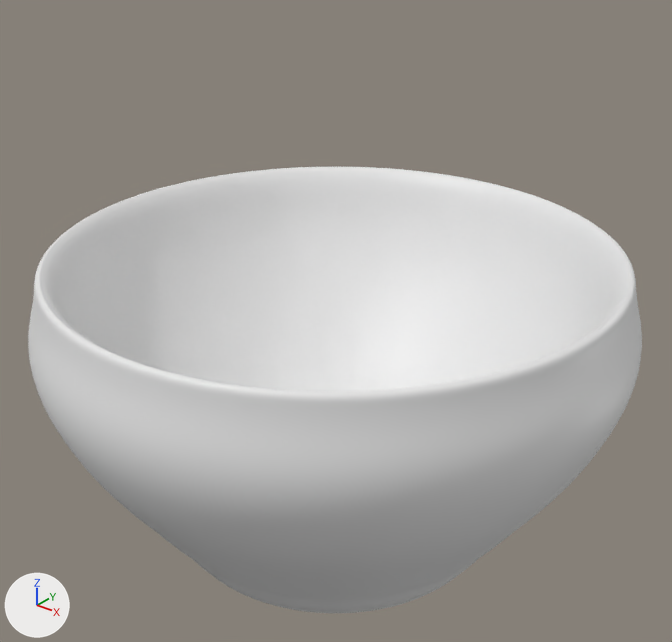
One commit to the FBX model Assets/Models/bowl.fbx: the scene before it, then after it.
One viewpoint serves both versions: a 50 mm camera at (2.11, -2.63, 2.56) aimed at (0.01, -0.01, 0.93). The axes (+X, +Y, +Z) are drawn at lower left. The lights are the same throughout.
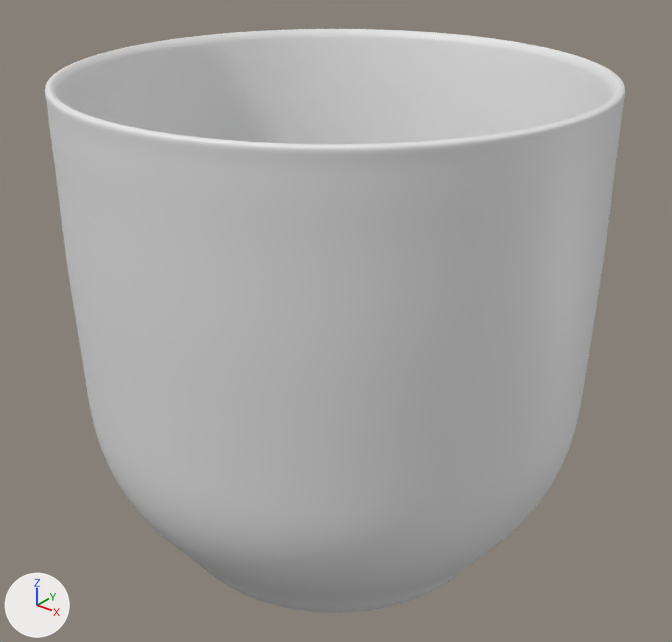
Location of each change, (x1, y1, x2, y2) in pixels of the pictures (672 x 642 px; the box of a moved part takes in the faces that stretch with it):
'Circle.047', reshaped (25% taller)
    before: (28, 167, 642, 613)
    after: (45, 54, 625, 613)
'Circle.048', deleted
    before: (40, 167, 630, 392)
'Circle.005', added
    after: (49, 29, 621, 144)
part 1 of me_circle_048, moved or reshaped
    before: (28, 167, 642, 570)
    after: (45, 54, 625, 570)

The change in detail:
me_circle_048 is used by ob_circle_047; location (0.0, 0.0, 0.0).
me_circle_048 had 5300 vertices, 5200 faces and spanned x -1.17..1.17, y -1.17..1.17, z 0.01..1.24.
me_circle_048 now has 5300 vertices, 5200 faces and spans x -1.0..1.0, y -1.0..1.0, z 0.01..1.91.
me_circle_048 part 1: 3500 of 5300 vertices moved; they spanned x -1.17..1.17, y -1.17..1.17, z 0.41..1.24 and now span x -1.0..1.0, y -1.0..1.0, z 0.41..1.91; mean shift (0.0, 0.0, 0.43); largest move (1.1, 0.0, 1.24) -> (0.98, 0.0, 1.91).
Mesh me_circle_005 is new.
It has 700 vertices, 502 faces and spans x -0.98..0.98, y -0.98..0.98, z 0.01..1.91.
Object 'Circle.048' (ob_circle_048) is deleted.
Object 'Circle.005' (ob_circle_005) is new; it shows me_circle_005.
Its location is (0.0, 0.0, 0.0).
